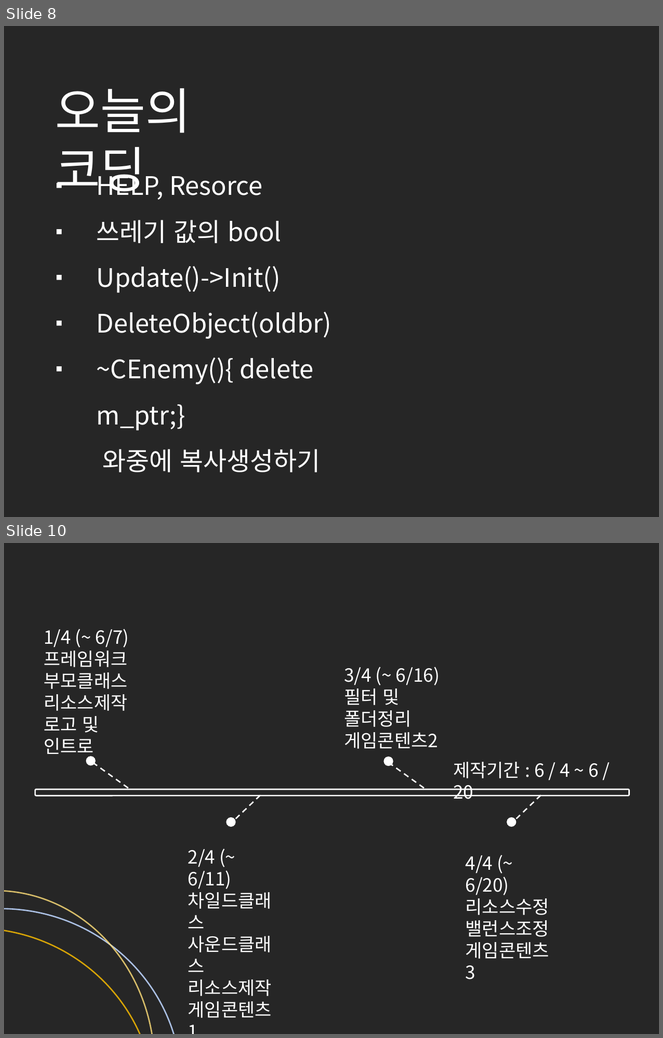
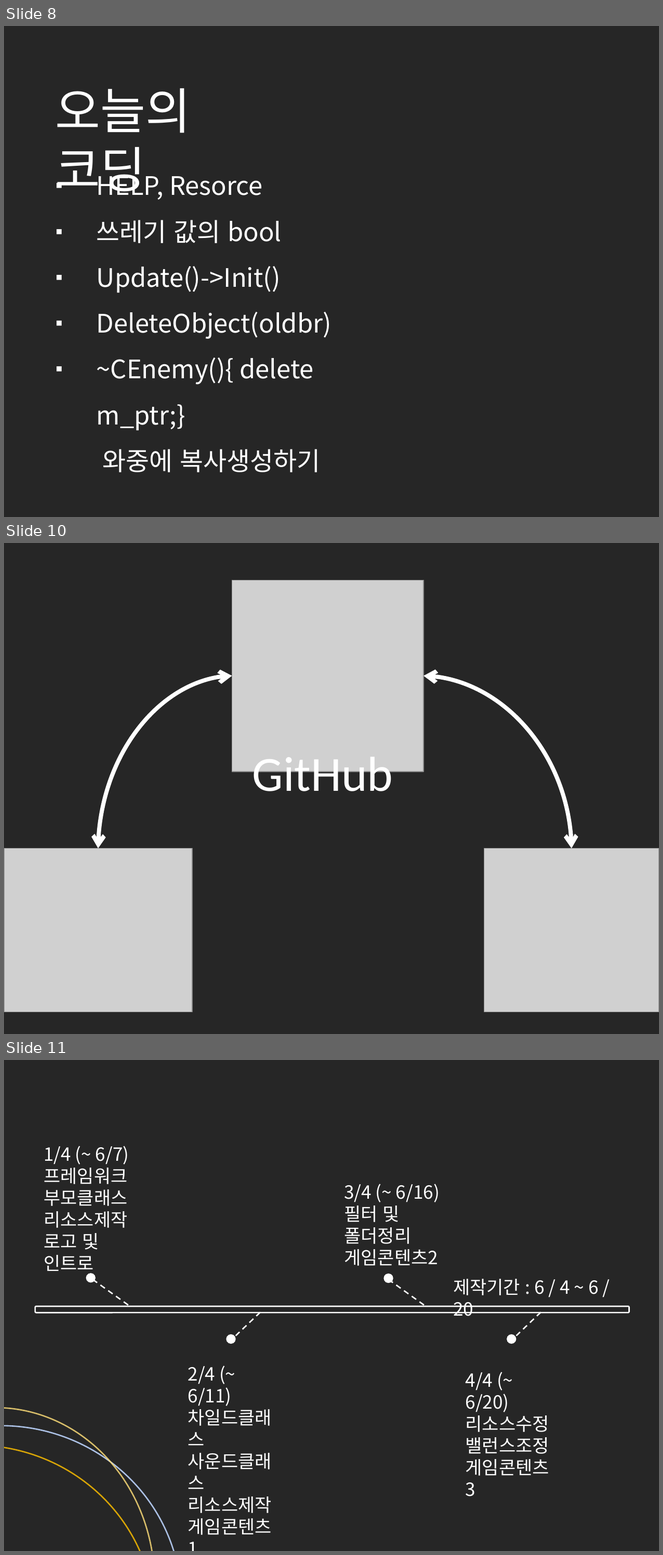
Before and after one commit to cmTEJAVA/Satellite, a slide deck: 발표자료/API 텀프로젝트 발표자료.pptx. Shown one above the other, each under a label of ours: slides 8 and 10 before the commit, slides 8, 10 and 11 after it; the slides between them are not shown. The pictures are 663x1038 and 663x1555 pixels, drawn with LibreOffice and Linux fonts; fonts in the diff are those of the drawing; grey boxes stand for pictures. Boxes give left, top, right and bottom in pixels: in the first picture for what was removed or moved away, otherwise in the second. Text is boxed around its words. In the diff, an @@ line names an element or a change of style, - is before the commit and + after.

```diff
--- a/발표자료/API 텀프로젝트 발표자료.pptx
+++ b/발표자료/API 텀프로젝트 발표자료.pptx
@@ slide 10 added at bbox=[4, 543, 659, 1034], background #262626 @@
@@ picture added at bbox=[232, 580, 424, 772] @@
@@ curved double arrow added from (98, 848) to (232, 676), #FFFFFF 4.5 pt @@
@@ curved double arrow added from (424, 676) to (571, 848), #FFFFFF 4.5 pt @@
@@ text added at bbox=[253, 757, 393, 802], 54 pt, text #FFFFFF @@
+GitHub
@@ picture added at bbox=[4, 848, 192, 1012] @@
@@ picture added at bbox=[484, 848, 659, 1012] @@
@@ what was slide 10 is now slide 11 @@
```
Also in this commit, not shown: 1 slide changed, 2 other files.
